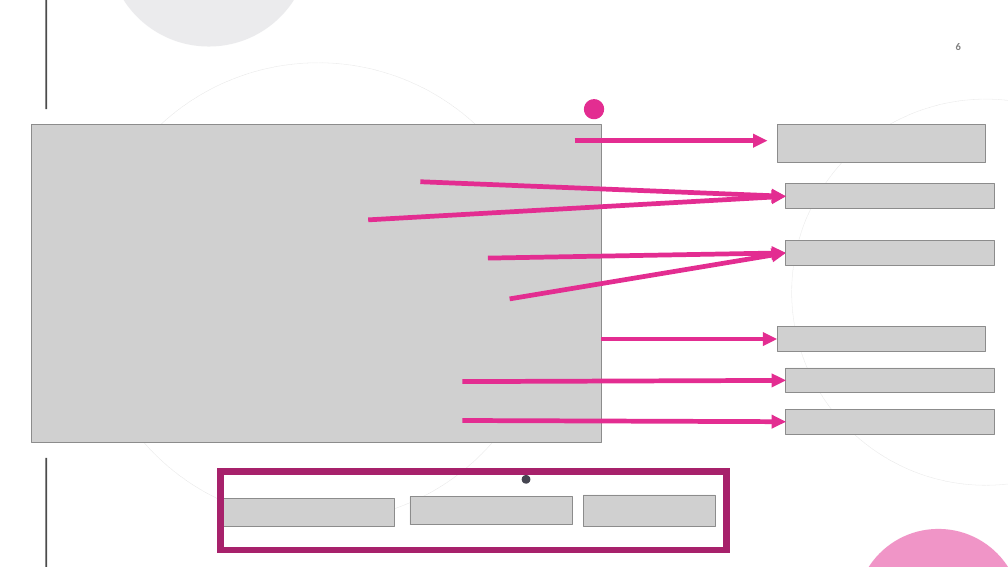
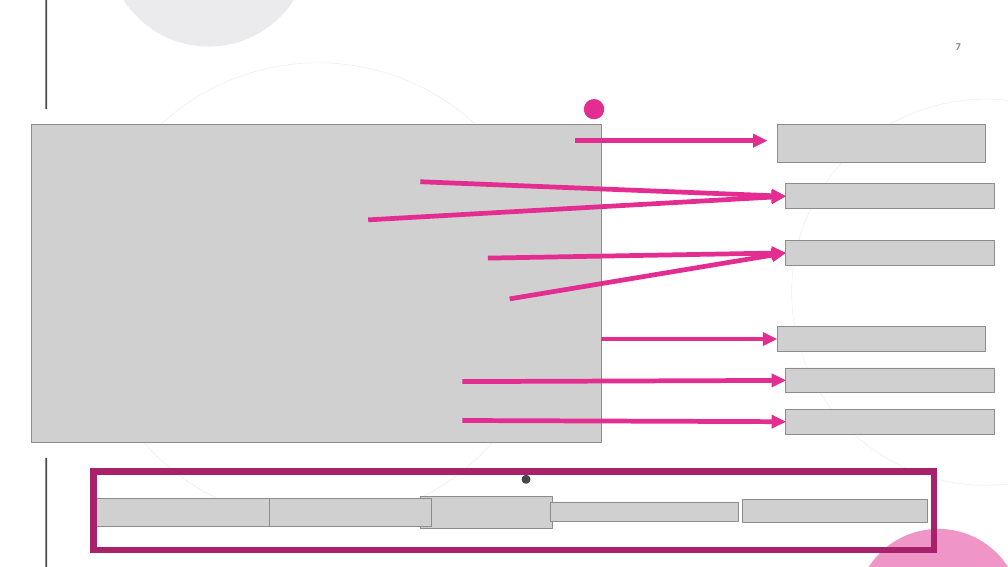
Before and after one commit to sorainsm/library-of-lighting-models, a slide deck: slide 7 of Design/mg-mis-presentation-1.pptx (slide 6 before the commit). Drawn at 1008x567 pixels with LibreOffice and Linux fonts; fonts in the diff are those of the drawing; grey boxes stand for pictures. Boxes give left, top, right and bottom in pixels: in the first picture for what was removed or moved away, otherwise in the second. Text is boxed around its words. In the diff, an @@ line names an element or a change of style, - is before the commit and + after.

```diff
--- a/Design/mg-mis-presentation-1.pptx
+++ b/Design/mg-mis-presentation-1.pptx
@@ page number at <box>956,43,961,50</box>: text changed @@
-6
+7
@@ rectangle: place and size @@
-rectangle at <box>221,472,727,551</box>
+rectangle at <box>94,472,935,551</box>
@@ picture: place and size @@
-picture at <box>221,499,395,527</box>
+picture at <box>95,498,269,526</box>
@@ picture: place and size @@
-picture at <box>410,497,572,525</box>
+picture at <box>269,498,431,526</box>
@@ picture: place and size @@
-picture at <box>584,495,715,527</box>
+picture at <box>420,497,552,529</box>
@@ picture added at <box>551,502,739,522</box> @@
@@ picture added at <box>743,500,928,523</box> @@
```
Also in this commit, not shown: 10 slides added, 7 slides removed, 4 other files.
